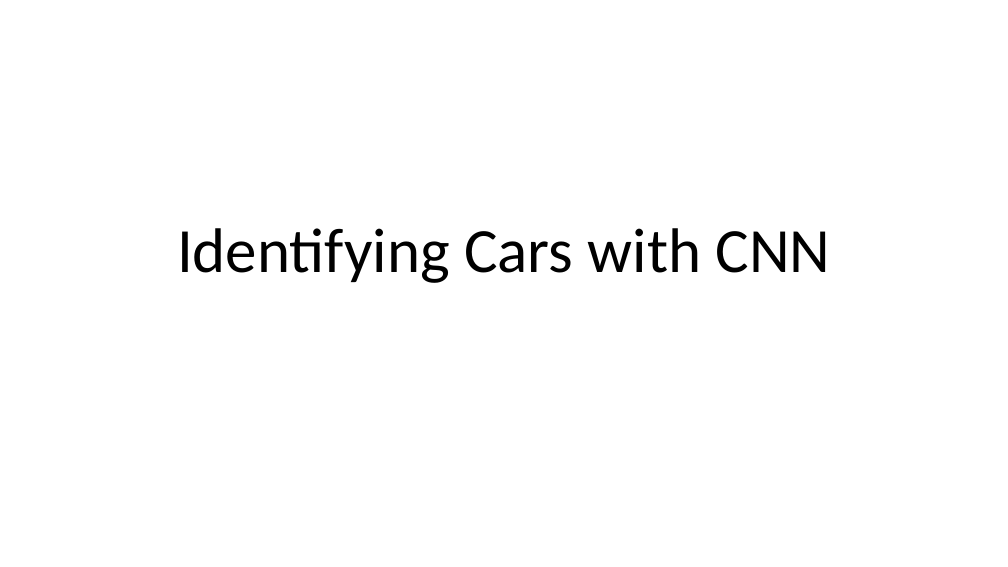
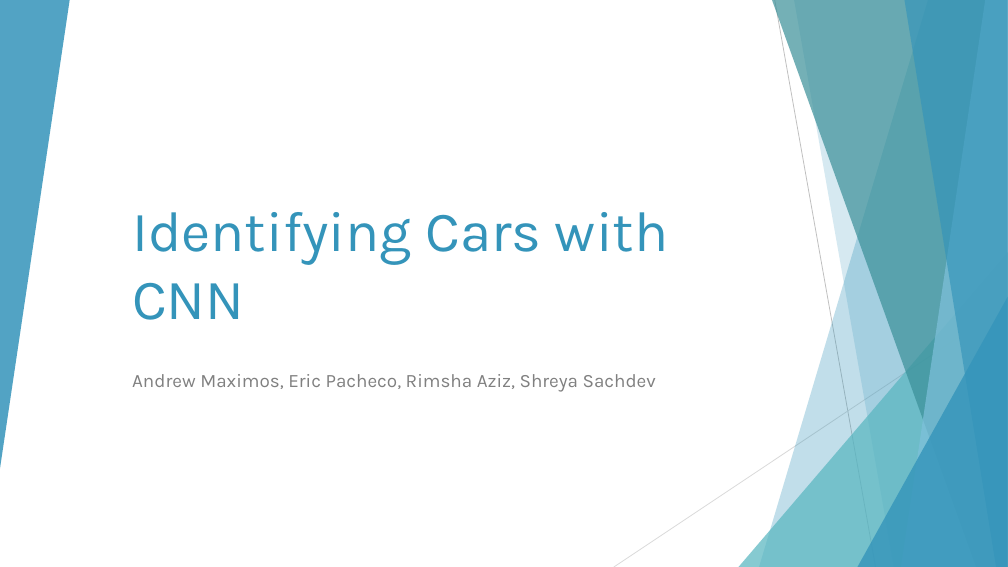
Before and after one commit to shreyasachdev/Project_4, a slide deck: slide 1 of Final Project.pptx. Drawn at 1008x567 pixels with LibreOffice and Linux fonts; fonts in the diff are those of the drawing. Boxes give left, top, right and bottom in pixels: in the first picture for what was removed or moved away, otherwise in the second. Text is boxed around its words. In the diff, an @@ line names an element or a change of style, - is before the commit and + after.

```diff
--- a/Final Project.pptx
+++ b/Final Project.pptx
@@ group added at (0,0,1008,567): 5 freeform shapes, 3 triangles, 2 lines @@
@@ title "Identifying Cars with CNN": place and size @@
-title "Identifying Cars with CNN" at (177,228,831,283)
+title "Identifying Cars with CNN" at (132,212,668,320)
@@ title "Identifying Cars with CNN" at (132,212,668,320): size 60 to 54 pt, font Calibri to Karla, text colour #000000 to #3494BA; alignment centre to left; line spacing 0.9 to 1 @@
@@ subtitle added at (132,374,656,392), 18 pt, text #808080 @@
+Andrew Maximos, Eric Pacheco, Rimsha Aziz, Shreya Sachdev
```
Also in this commit, not shown: 3 other slides changed, 4 slides added, 3 other files.
